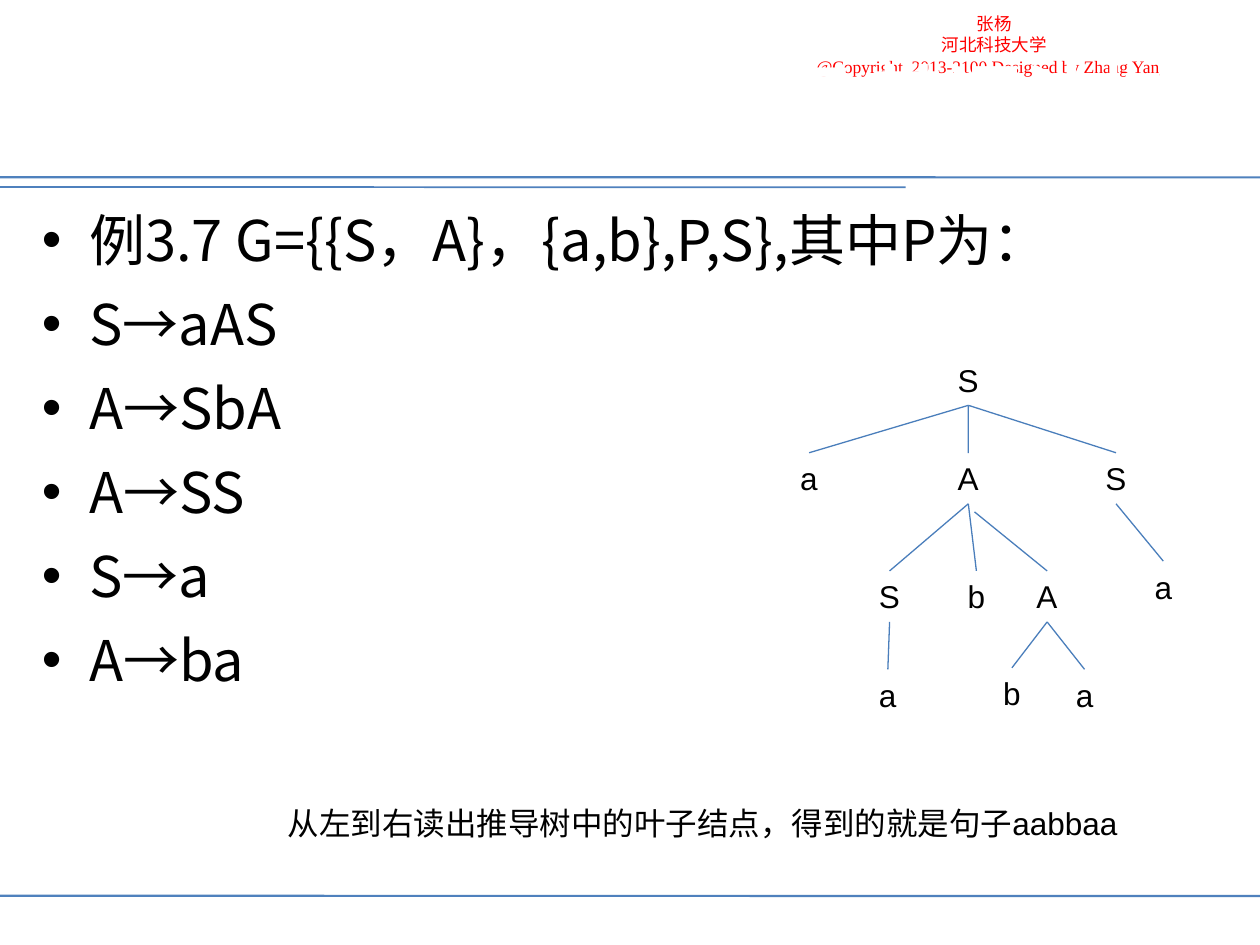
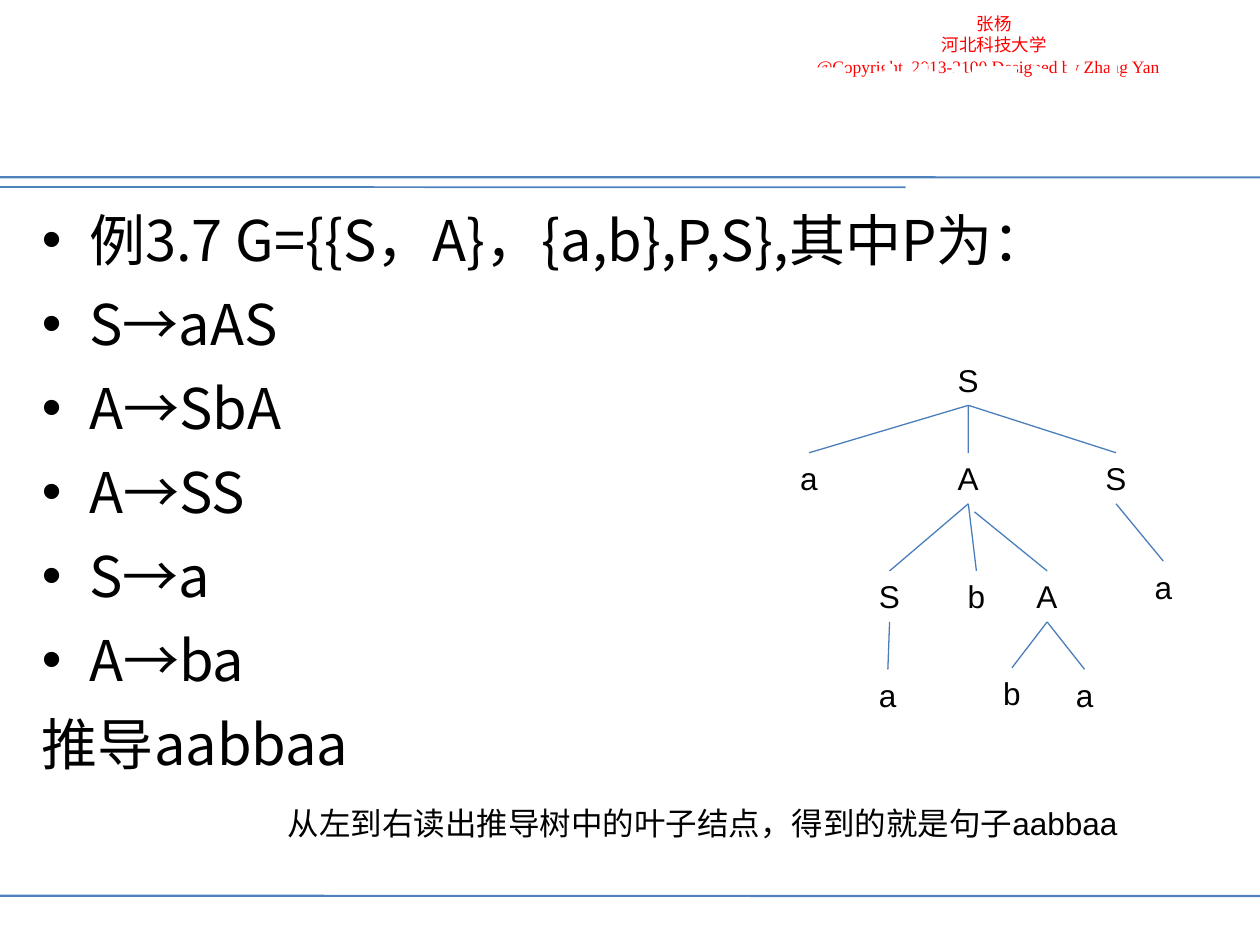
Before and after one commit to uzhangyang/uzhangyang.github.io, a slide deck: slide 29 of teaching/compiler/lessons/2-1.ppt. Drawn at 1260x945 pixels with LibreOffice and Linux fonts; fonts in the diff are those of the drawing; background and template pictures are left out. Boxes give left, top, right and bottom in pixels: in the first picture for what was removed or moved away, otherwise in the second. Text is boxed around its words. In the diff, an @@ line names an element or a change of style, - is before the commit and + after.

```diff
--- a/teaching/compiler/lessons/2-1.ppt
+++ b/teaching/compiler/lessons/2-1.ppt
@@ text at (42,718,349,770): paragraph added @@
+推导aabbaa
```
Also in this commit, not shown: 7 other slides changed, 14 other files.
